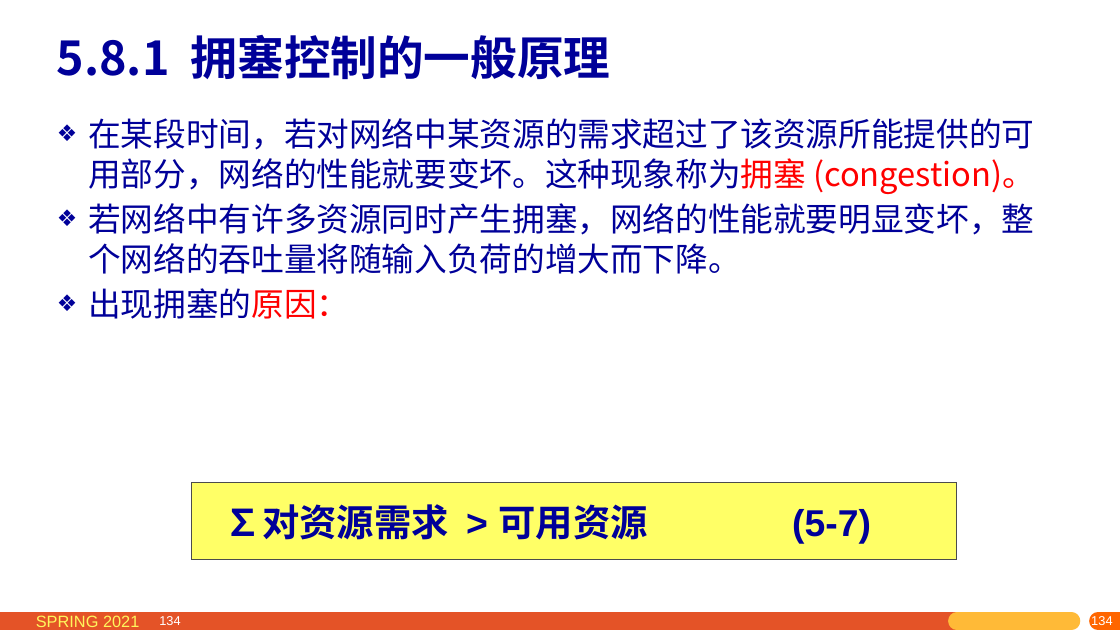
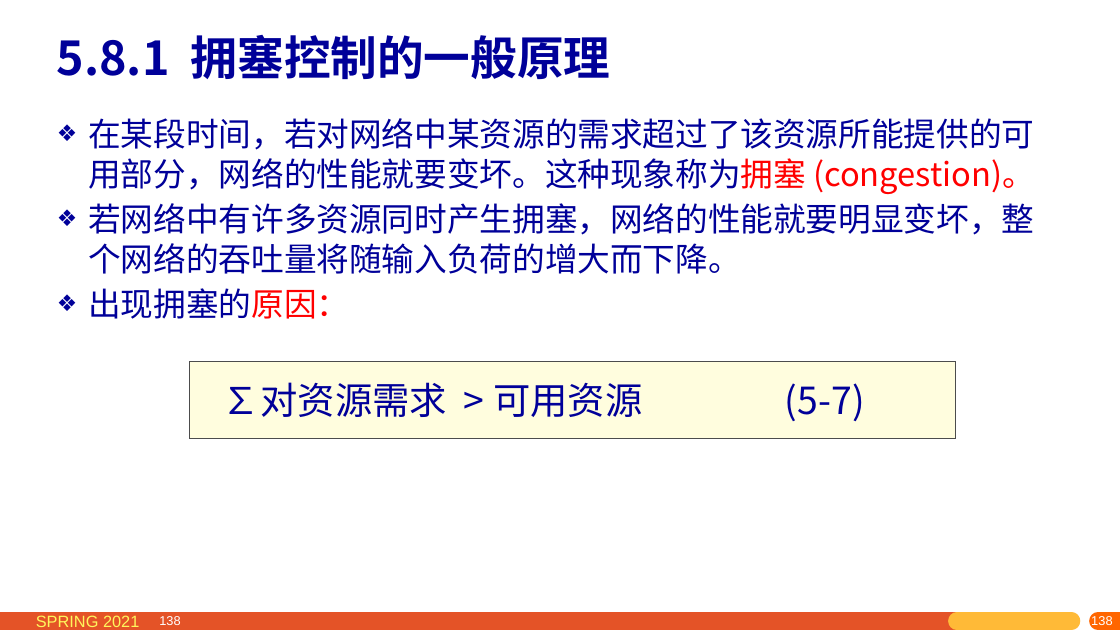
Before and after one commit to network-whu/2021, a slide deck: slide 138 of slides/instruction/05.pptx (slide 134 before the commit). Drawn at 1120x630 pixels with LibreOffice and Linux fonts; fonts in the diff are those of the drawing. Boxes give left, top, right and bottom in pixels: in the first picture for what was removed or moved away, otherwise in the second. Text is boxed around its words. In the diff, an @@ line names an element or a change of style, - is before the commit and + after.

```diff
--- a/slides/instruction/05.pptx
+++ b/slides/instruction/05.pptx
@@ rectangle "∑对资源需求 > 可用资源 (5-7)" moved from (x1=192, y1=482, x2=958, y2=560) to (x1=190, y1=361, x2=956, y2=439) @@
@@ rectangle "∑对资源需求 > 可用资源 (5-7)" at (x1=190, y1=361, x2=956, y2=439): fill #FFFF66 to #FFFDDE @@
@@ text in rectangle at (x1=223, y1=382, x2=865, y2=421): text added @@
+∑对资源需求 > 可用资源 (5-7)
@@ page number at (x1=159, y1=616, x2=180, y2=625): text changed @@
-134
+138
@@ page number at (x1=904, y1=615, x2=1120, y2=630): text changed @@
-134
+138
@@ page number at (x1=1090, y1=615, x2=1111, y2=628): text changed @@
-134
+138
@@ page number at (x1=1104, y1=616, x2=1120, y2=625): text changed @@
-134
+138
```
Also in this commit, not shown: 85 other slides changed, 10 slides added, 1 slide removed, 3 other files.
